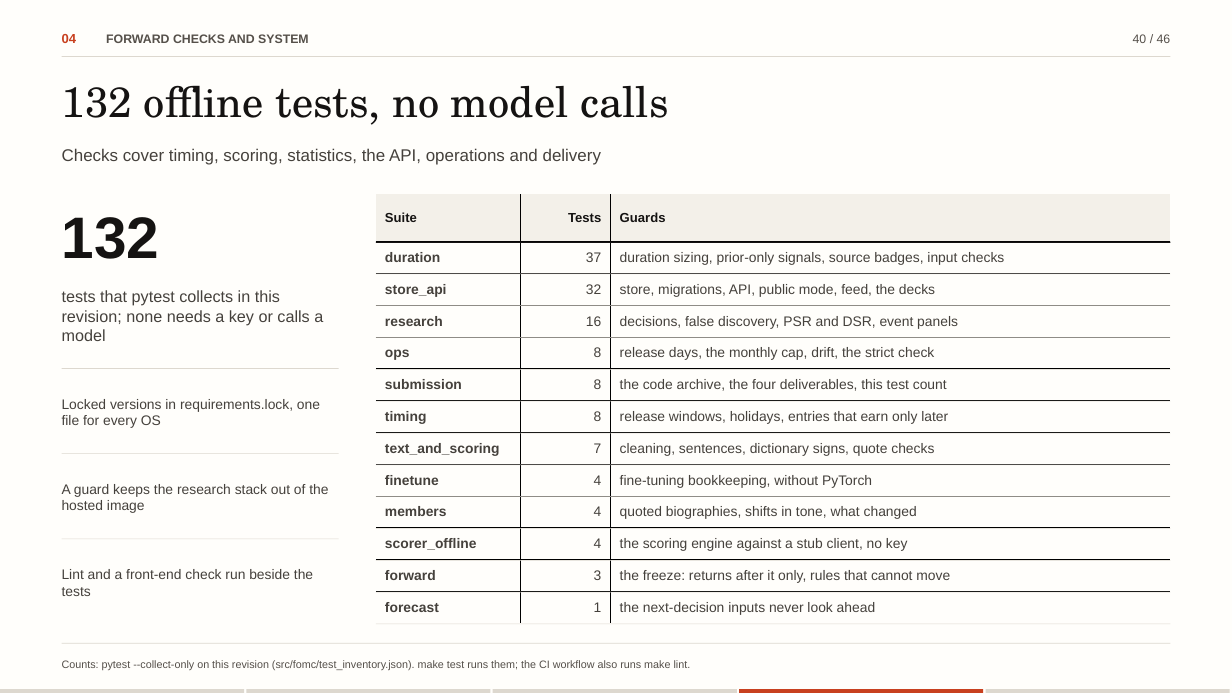
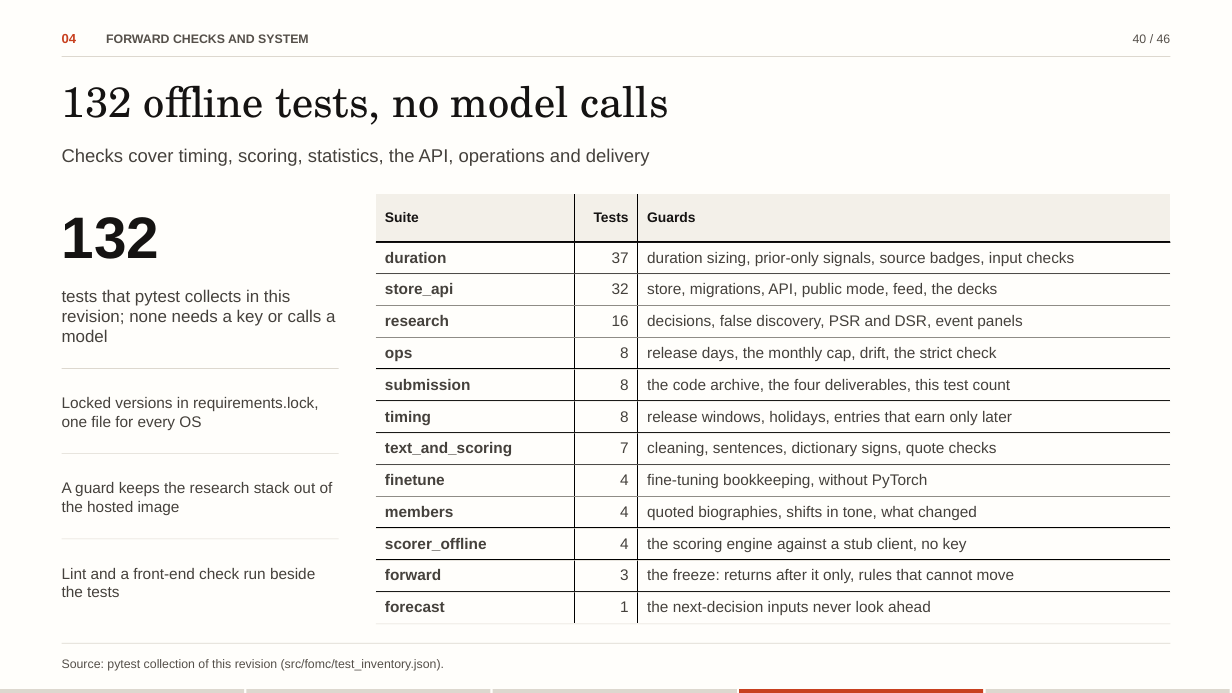
Before and after one commit to flukier1016/fomc-tone-lab, a slide deck: slide 40 of docs/slides/FOMC-Tone-Lab-editable.pptx. Drawn at 1232x693 pixels with LibreOffice and Linux fonts; fonts in the diff are those of the drawing. Boxes give left, top, right and bottom in pixels: in the first picture for what was removed or moved away, otherwise in the second. Text is boxed around its words. In the diff, an @@ line names an element or a change of style, - is before the commit and + after.

Commit message:
Sync with revision 3430cea
The deck now names the public repository on its first and last slides, keeps one-line source footers and a list-style contents page; the write-up is set in the course homework style with references at the end; SUBMISSION.md is a short guide for graders.

```diff
--- a/docs/slides/FOMC-Tone-Lab-editable.pptx
+++ b/docs/slides/FOMC-Tone-Lab-editable.pptx
@@ text "Checks cover timing, scoring, statistics, ..." at <box>62,148,650,166</box>: size 13.2 to 14.4 pt @@
@@ table at <box>376,194,1171,624</box> @@
@@ size 10.2 to 10.8 pt in "Suite", "Tests", "Guards" @@
@@ size 10.8 to 12 pt @@
@@ text "tests that pytest collects in ..." at <box>62,289,335,342</box>: size 12.6 to 13.2 pt @@
@@ size 10.8 to 12 pt in 3 elements at <box>62,397,319,430</box>, <box>62,482,333,515</box>, <box>62,568,315,597</box> @@
@@ text at <box>62,659,444,671</box>: text changed; size 8.4 to 9.6 pt @@
-Counts: pytest --collect-only on this revision (src/fomc/test_inventory.json). make test runs them; the CI workflow also runs make lint.
+Source: pytest collection of this revision (src/fomc/test_inventory.json).
```
Also in this commit, not shown: 45 other slides changed, 20 other files.
